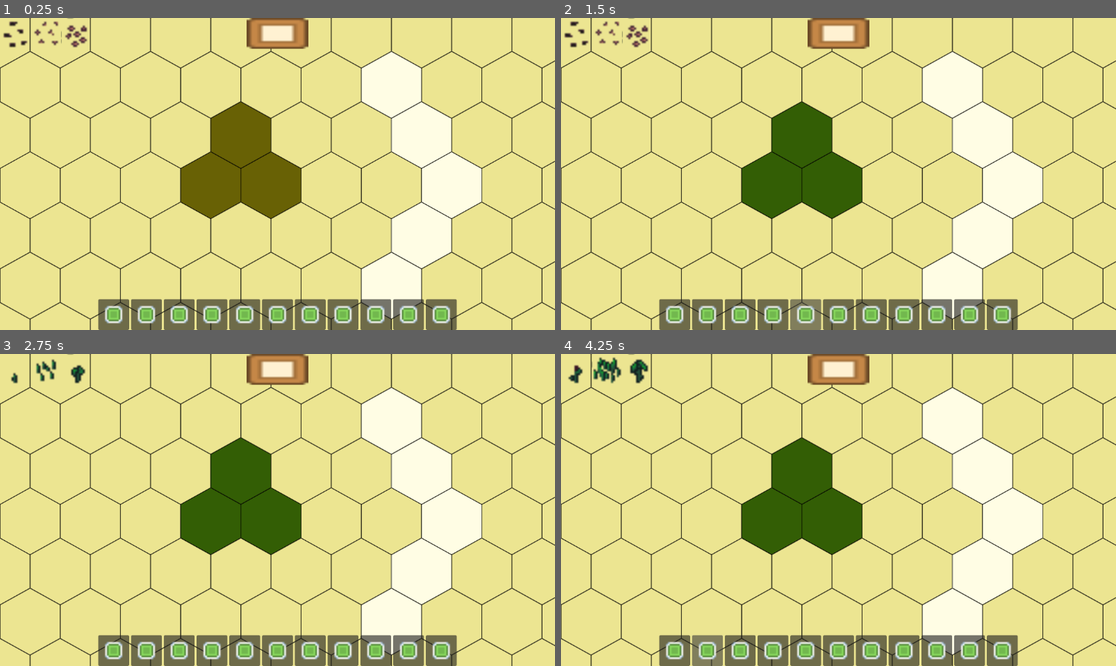
Above: before the commit, frames 1-4 (two rows, left to right).
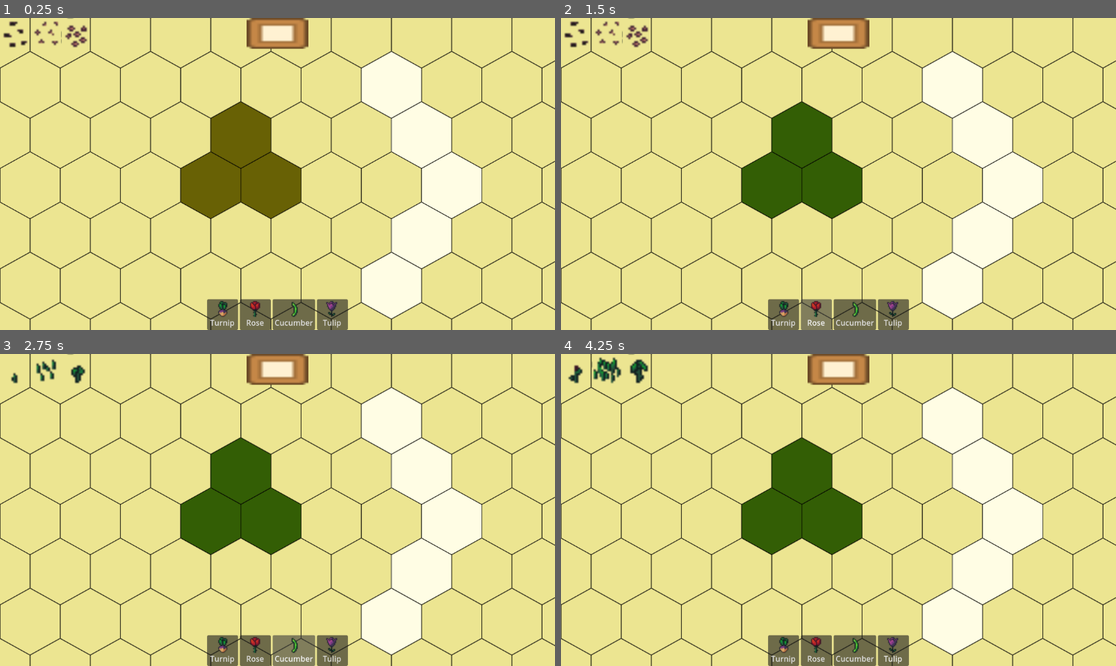
Above: after the commit, the same moments.

Repository: BlueDespero/slavicgamejam2025
Game: Godot game, scene res://main.tscn
Same seed, same stepped clock (60 frames per second), same inputs: the game is played once before the commit and once after it.
Inputs (mouse positions are in pixels of both pictures, inside the frame that each line leads up to; where the layout moved, square brackets give the same spot in the first picture):
- Up to frame 1 (0.25 s): no input
- Up to frame 2 (1.5 s): click (783, 314) [672, 314] at 0.5 s; click (816, 314) at 1.25 s, where only the run after the commit has a clickable "Rose"
- Up to frame 3 (2.75 s): click (294, 650) at 2 s, where only the run after the commit has a clickable "Cucumber"
- Up to frame 4 (4.25 s): click (894, 650) at 2.75 s, where only the run after the commit has a clickable "Tulip"; click (705, 650) at 3.52 s

The runs differ from the first frame. In frame 1, 5.1% of the frame differs, in the area x 17-83%, y 89-100%; in frame 2, 5.1%; in frame 3, 5.1%; in frame 4, 5.1%.

Commit message:
Add plants buttons

Diff:
--- a/GUI/bottom_bar.gd
+++ b/GUI/bottom_bar.gd
@@ -1,11 +1,30 @@
 extends HBoxContainer
-@export var plant_button: PackedScene
+const plant_button = preload("res://GUI/plant_button.tscn")
+const spritesheet = preload("res://plants/plant_assets/Crop_Spritesheet.png")
+
+func create_identifier_buttons(spritesheet: Texture2D) -> Array:
+	var identifier_positions = [
+		{"x": 0, "y": 0, "name": "Turnip"},
+		{"x": 6, "y": 0, "name": "Rose"},
+		{"x": 0, "y": 1, "name": "Cucumber"},
+		{"x": 6, "y": 1, "name": "Tulip"}
+	]
+
+	var buttons = []
+
+	for pos in identifier_positions:
+		var button = plant_button.instantiate()
+		button.initialize_from_grid(spritesheet, pos.x, pos.y, 16, pos.name)
+		buttons.append(button)
+
+	return buttons
+
 
 # Called when the node enters the scene tree for the first time.
 func _ready() -> void:
-	for i in 10:
-		var NewButton = plant_button.instantiate()
-		add_child(NewButton)
+	var identifier_buttons = create_identifier_buttons(spritesheet)
+	for button in identifier_buttons:
+		add_child(button)
 
 
 # Called every frame. 'delta' is the elapsed time since the previous frame.
--- a/GUI/gui.tscn
+++ b/GUI/gui.tscn
@@ -1,9 +1,8 @@
-[gd_scene load_steps=5 format=3 uid="uid://1al25n8y6pmm"]
+[gd_scene load_steps=4 format=3 uid="uid://1al25n8y6pmm"]
 
 [ext_resource type="Script" uid="uid://c3ey4vql5qa6y" path="res://GUI/top_bar.gd" id="1_cor1f"]
 [ext_resource type="PackedScene" uid="uid://bolly6ssnwqm5" path="res://GUI/recipe.tscn" id="2_cor1f"]
 [ext_resource type="Script" uid="uid://dqhvj5qegq3cx" path="res://GUI/bottom_bar.gd" id="2_q8o8l"]
-[ext_resource type="PackedScene" uid="uid://dsiivn6pegbof" path="res://GUI/plant_button.tscn" id="3_q8o8l"]
 
 [node name="GUI" type="Node"]
 
@@ -32,9 +31,5 @@
 offset_bottom = 648.0
 alignment = 1
 script = ExtResource("2_q8o8l")
-plant_button = ExtResource("3_q8o8l")
-
-[node name="PlantButton" parent="BottomBar" instance=ExtResource("3_q8o8l")]
-layout_mode = 2
 
 [connection signal="timeout" from="TopBar/NewOrderTimer" to="TopBar" method="_on_new_order_timer_timeout"]
--- a/GUI/plant_button.gd
+++ b/GUI/plant_button.gd
@@ -1,11 +1,31 @@
 extends Button
 
+var button_icon: Texture2D
+var button_name: String
 
-# Called when the node enters the scene tree for the first time.
+# Initialize with spritesheet grid position
+func initialize_from_grid(spritesheet: Texture2D, grid_x: int, grid_y: int, cell_size: int, name: String) -> void:
+	var x = grid_x * cell_size
+	var y = grid_y * cell_size
+
+	var atlas_texture = AtlasTexture.new()
+	atlas_texture.atlas = spritesheet
+	atlas_texture.region = Rect2(x, y, cell_size, cell_size)
+
+	button_icon = atlas_texture
+	button_name = name
+
+	text = button_name
+	icon = button_icon
+
+	icon_alignment = HORIZONTAL_ALIGNMENT_CENTER
+	vertical_icon_alignment = VERTICAL_ALIGNMENT_TOP
+	expand_icon = true
+
+	add_theme_constant_override("icon_h_separation", 0)
+
 func _ready() -> void:
-	pass # Replace with function body.
+	pass
 
-
-# Called every frame. 'delta' is the elapsed time since the previous frame.
 func _process(delta: float) -> void:
 	pass
Not shown: 1 places in main.tscn that only renumber resources
Not shown: 1 places in map.tscn that only renumber resources
Not shown: 1 places in player.tscn that only renumber resources
